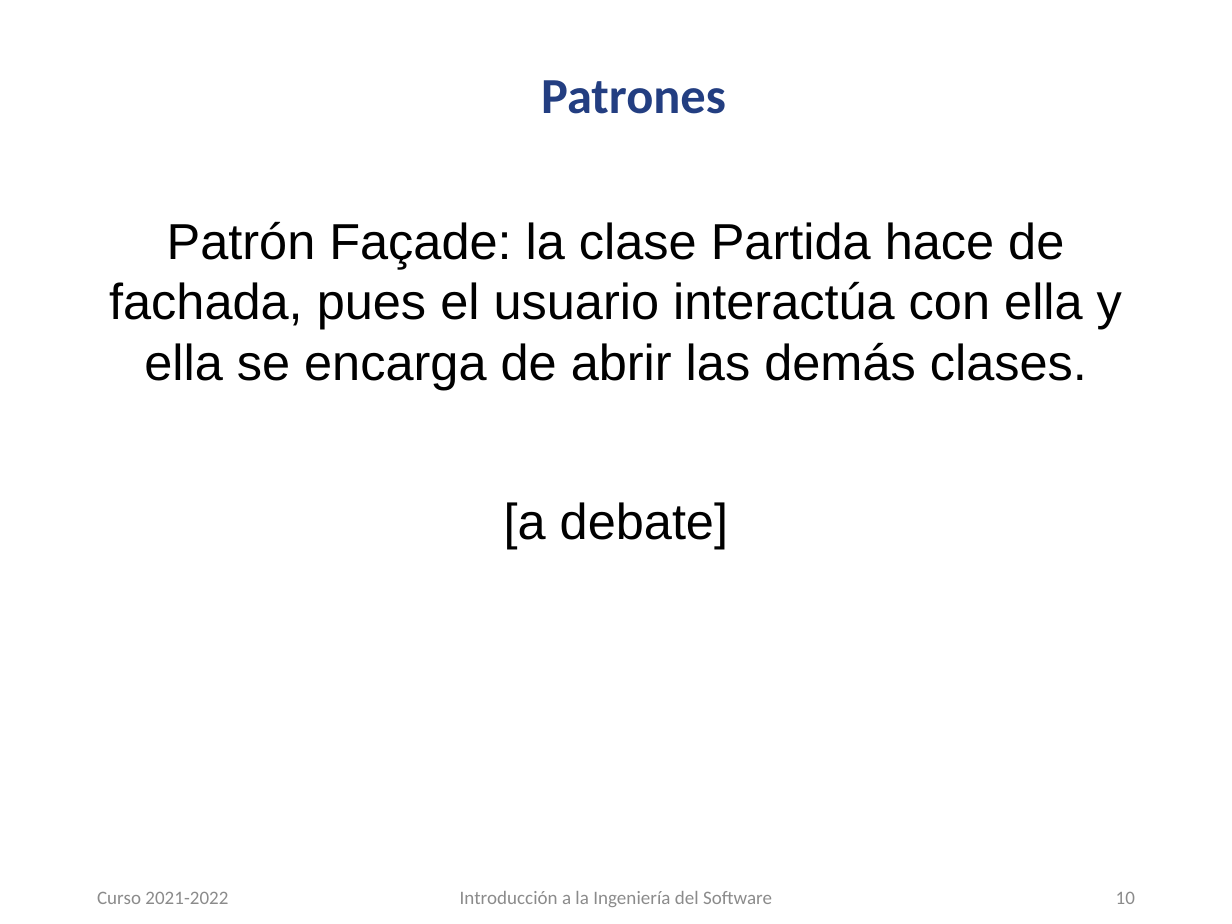
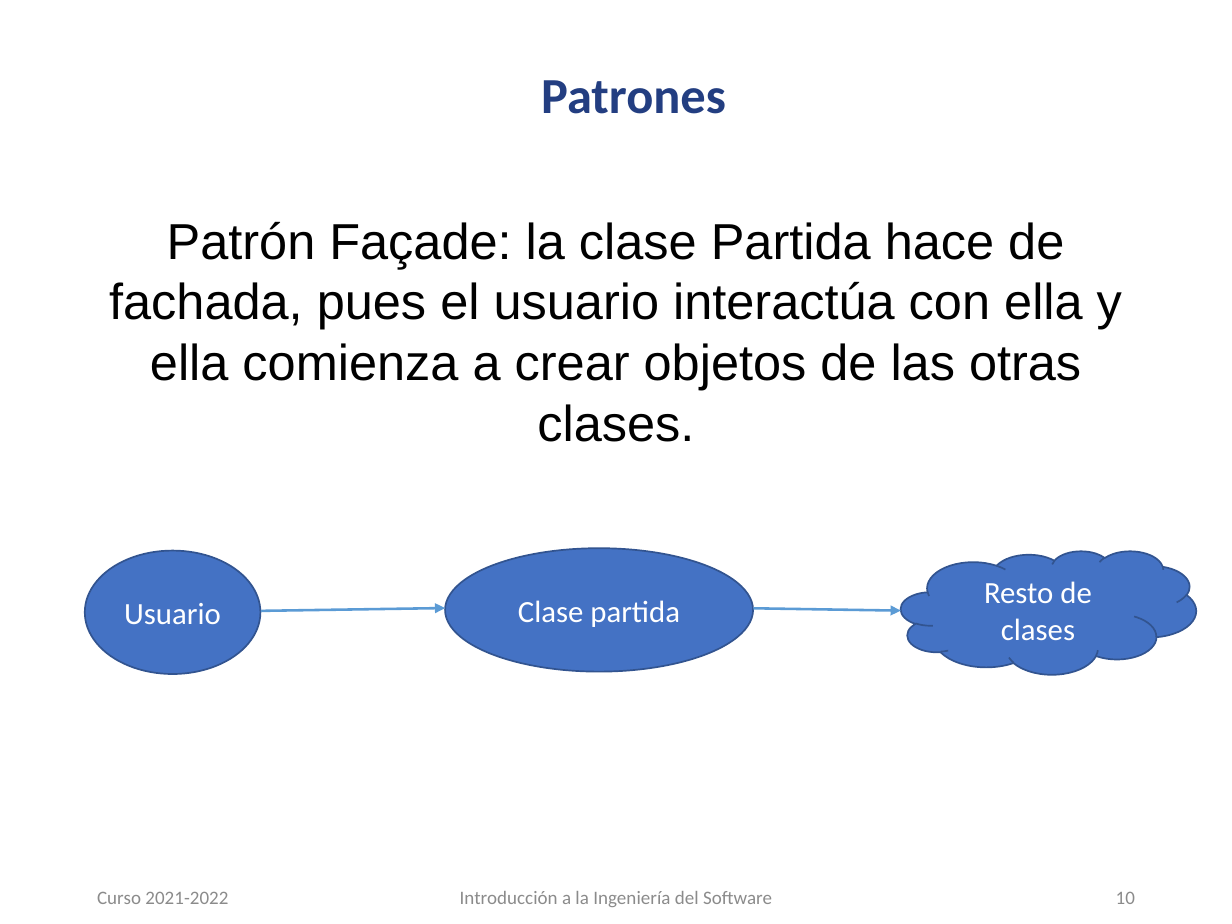
Before and after one commit to carloscmor/PRIMERA_FILA, a slide deck: slide 10 of PFentertainment_presentación.pptx. Drawn at 1232x924 pixels with LibreOffice and Linux fonts; fonts in the diff are those of the drawing; background and template pictures are left out. Boxes give left, top, right and bottom in pixels: in the first picture for what was removed or moved away, otherwise in the second. Text is boxed around its words. In the diff, an @@ line names an element or a change of style, - is before the commit and + after.

```diff
--- a/PFentertainment_presentación.pptx
+++ b/PFentertainment_presentación.pptx
@@ text at [109,221,1122,442]: text changed @@
-Patrón Façade: la clase Partida hace de fachada, pues el usuario interactúa con ella y ella se encarga de abrir las demás clases.
-[a debate]
+Patrón Façade: la clase Partida hace de fachada, pues el usuario interactúa con ella y ella comienza a crear objetos de las otras clases.
@@ ellipse added at [85,551,261,674], fill #4472C4, outline #325491 1 pt, 18 pt, text #FFFFFF @@
+Usuario
@@ ellipse added at [445,548,753,671], fill #4472C4, outline #325491 1 pt, 18 pt, text #FFFFFF @@
+Clase partida
@@ cloud added at [901,551,1196,674], fill #4472C4, outline #325491 1 pt, 18 pt, text #FFFFFF @@
+Resto de clases
@@ arrow added from (261, 611) to (445, 609), #5B9BD5 1.5 pt @@
@@ arrow added from (754, 609) to (901, 611), #5B9BD5 1.5 pt @@
```
Also in this commit, not shown: 4 other slides changed, 2 slides removed.
